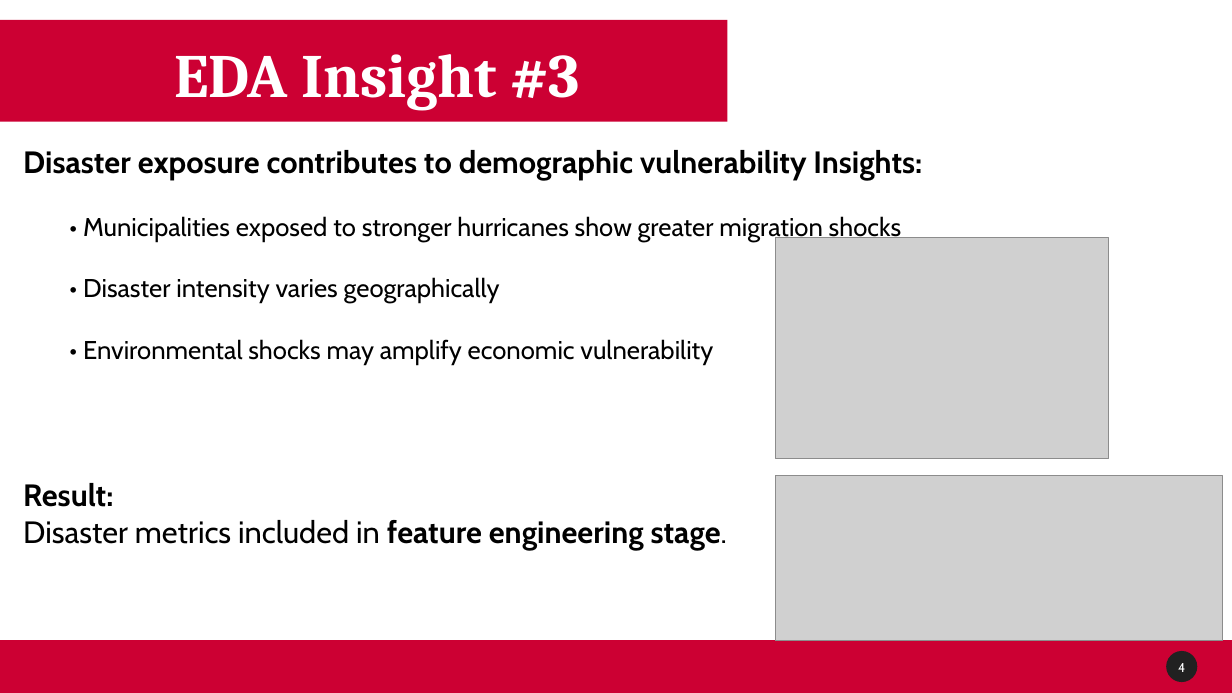
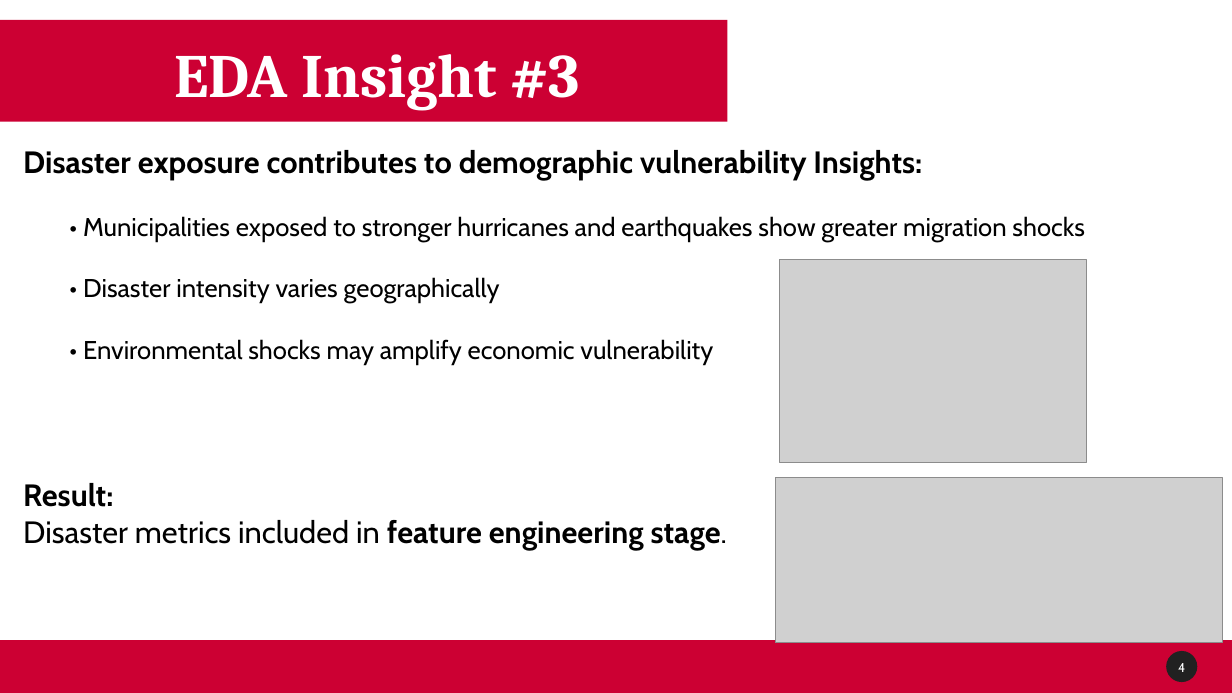
Before and after one commit to Venettov/CAPSTONE_DATA_SCIENCE_RIVERARUIZ, a slide deck: slide 5 of project_reports/CapstoneMidterm.pptx. Drawn at 1232x693 pixels with LibreOffice and Linux fonts; fonts in the diff are those of the drawing; grey boxes stand for pictures; background and template pictures are left out. Boxes give left, top, right and bottom in pixels: in the first picture for what was removed or moved away, otherwise in the second. Text is boxed around its words. In the diff, an @@ line names an element or a change of style, - is before the commit and + after.

```diff
--- a/project_reports/CapstoneMidterm.pptx
+++ b/project_reports/CapstoneMidterm.pptx
@@ text at box(83, 216, 1084, 365): text changed @@
-  • Municipalities exposed to stronger hurricanes show greater migration shocks
-  • Disaster intensity varies geographically
-  • Environmental shocks may amplify economic vulnerability
+  • Municipalities exposed to stronger hurricanes and earthquakes show greater migration shocks
+  • Disaster intensity varies geographically
+  • Environmental shocks may amplify economic vulnerability
@@ picture: place and size @@
-picture at box(775, 238, 1109, 459)
+picture at box(780, 260, 1087, 463)
```
Also in this commit, not shown: 7 other slides changed.
